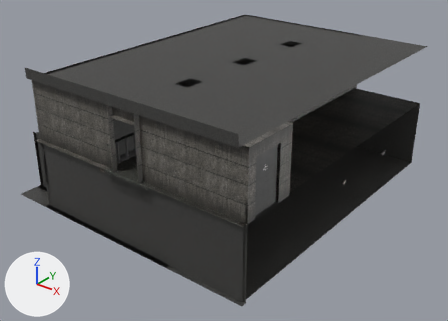
What one commit did to the Blender file Rooms/HeavyZone/hcz_hall1.blend.
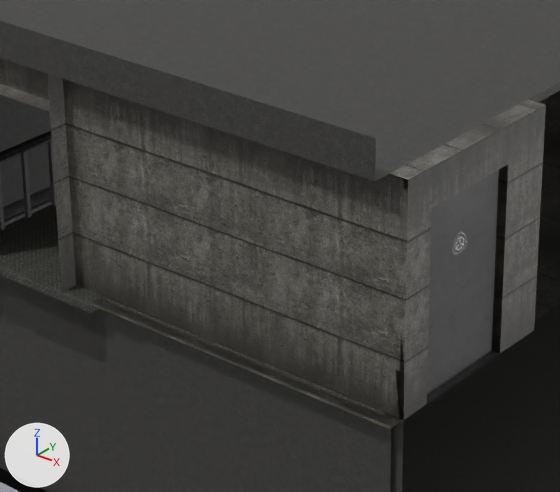
The first picture shows the older version from a 50 mm camera at (13.55, -18.16, 8.87) aimed at (-0.61, -0.46, -2.1). The close-ups show both versions on the part from 26% to 66% of the width and 28% to 77% of the height of that picture; other places that the commit changed are outside them. The axes (+X, +Y, +Z) are drawn at lower left. The lights are the same throughout.

The first close-up shows 'concretefloor', 'concretewall', 'dirtymetal', 'door01', 'metal3'.
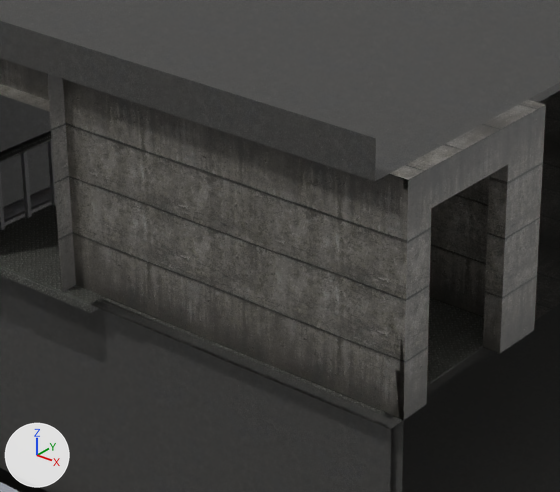
Where the newer file only moved an object's origin or applied its transform, the numbers keep the older frame.

Diff of the bpy script that builds the scene:
```diff
--- a/Rooms/HeavyZone/hcz_hall1.blend.py
+++ b/Rooms/HeavyZone/hcz_hall1.blend.py
@@ ob_door01 @@
-ob_door01 = bpy.data.objects.new('door01', me_door01_6)
-ob_door01.location = (0.0, 0.0, 0.0)
```

What differs and where, as boxes (x1, y1, x2, y2) in the close-ups (560 x 492 px):
'door01', deleted: before (427, 166, 508, 404)
